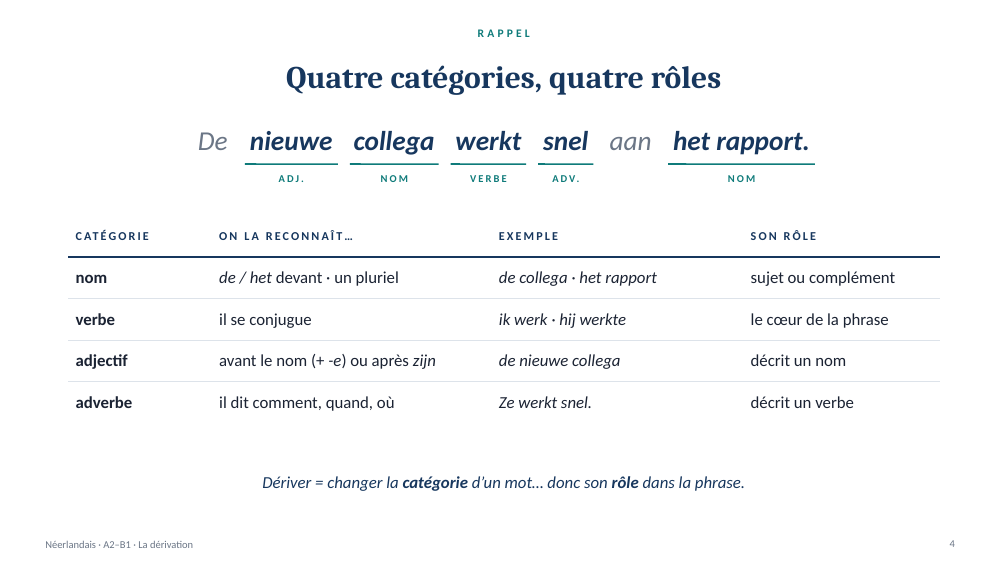
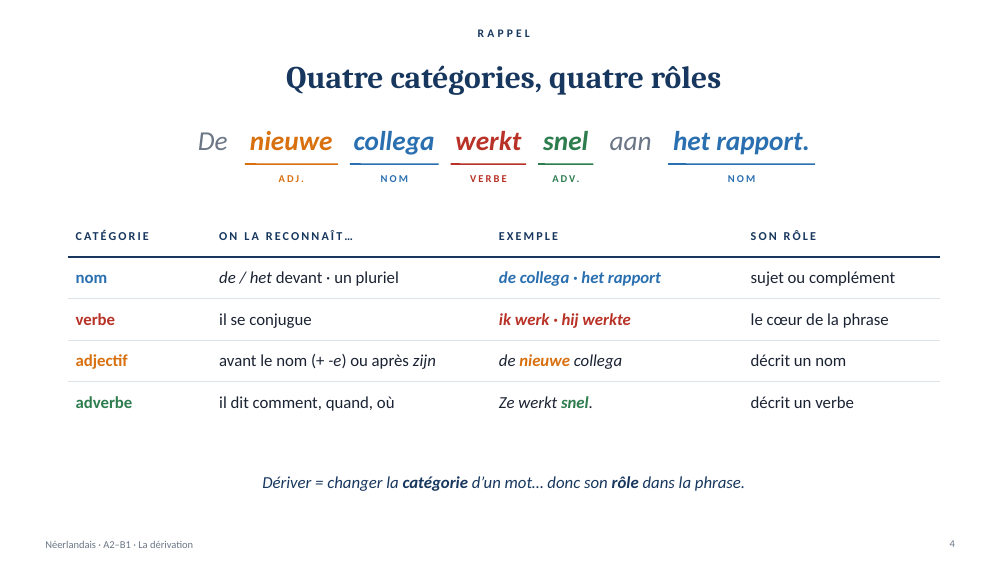
Before and after one commit to ajouniaux/talenleren, a slide deck: slide 4 of neerlandais1/powerpoints/Afleiding_La_derivation.pptx. Drawn at 1008x567 pixels with LibreOffice and Linux fonts; fonts in the diff are those of the drawing. Boxes give left, top, right and bottom in pixels: in the first picture for what was removed or moved away, otherwise in the second. Text is boxed around its words. In the diff, an @@ line names an element or a change of style, - is before the commit and + after.

```diff
--- a/neerlandais1/powerpoints/Afleiding_La_derivation.pptx
+++ b/neerlandais1/powerpoints/Afleiding_La_derivation.pptx
@@ text "RAPPEL" at (x1=478, y1=29, x2=530, y2=37): text colour #0F7B7A to #17375E @@
@@ text "nieuwe" at (x1=250, y1=131, x2=333, y2=151): text colour #17375E to #D9700F @@
@@ text "collega" at (x1=354, y1=131, x2=435, y2=155): text colour #17375E to #2A6FB0 @@
@@ text "werkt" at (x1=455, y1=131, x2=521, y2=150): text colour #17375E to #B83227 @@
@@ text "snel" at (x1=543, y1=131, x2=588, y2=150): text colour #17375E to #2E7D4F @@
@@ text "het rapport." at (x1=673, y1=131, x2=810, y2=155): text colour #17375E to #2A6FB0 @@
@@ text "ADJ." at (x1=279, y1=175, x2=304, y2=182): text colour #0F7B7A to #D9700F @@
@@ line (245, 164) - (338, 164): stroke #0F7B7A 1.5 pt to #D9700F 1.5 pt @@
@@ text "NOM" at (x1=381, y1=175, x2=408, y2=182): text colour #0F7B7A to #2A6FB0 @@
@@ line (350, 164) - (439, 164): stroke #0F7B7A 1.5 pt to #2A6FB0 1.5 pt @@
@@ text "VERBE" at (x1=470, y1=175, x2=507, y2=182): text colour #0F7B7A to #B83227 @@
@@ line (451, 164) - (526, 164): stroke #0F7B7A 1.5 pt to #B83227 1.5 pt @@
@@ text "ADV." at (x1=517, y1=168, x2=615, y2=189): text colour #0F7B7A to #2E7D4F @@
@@ line (538, 164) - (594, 164): stroke #0F7B7A 1.5 pt to #2E7D4F 1.5 pt @@
@@ text "NOM" at (x1=728, y1=175, x2=755, y2=182): text colour #0F7B7A to #2A6FB0 @@
@@ line (668, 164) - (815, 164): stroke #0F7B7A 1.5 pt to #2A6FB0 1.5 pt @@
@@ table at (x1=68, y1=216, x2=940, y2=415) @@
@@ text colour #1B2333 to #2A6FB0 in "nom", "de collega · het rapport" @@
@@ bold on in "de collega · het rapport", "ik werk · hij werkte", "nieuwe", "snel." @@
@@ text colour #1B2333 to #B83227 in "verbe", "ik werk · hij werkte" @@
@@ text colour #1B2333 to #D9700F in "adjectif", "nieuwe" @@
@@ text colour #1B2333 to #2E7D4F in "adverbe", "snel." @@
```
Also in this commit, not shown: 53 other slides changed, 3 other files.
